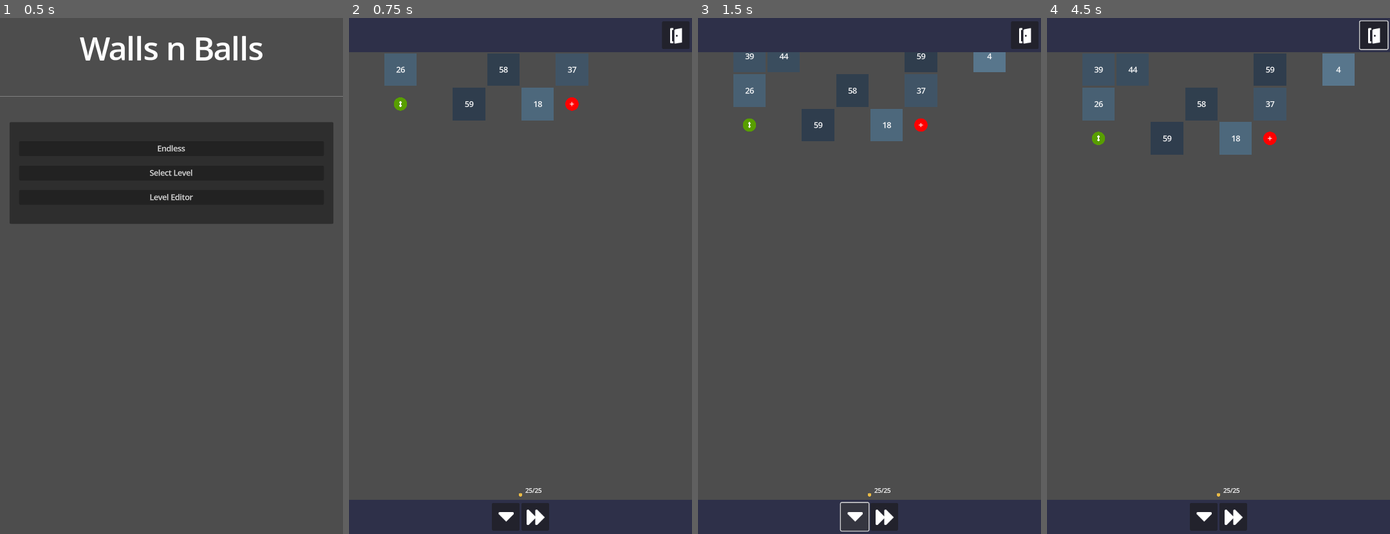
Above: before the commit, frames 1-4 (left to right).
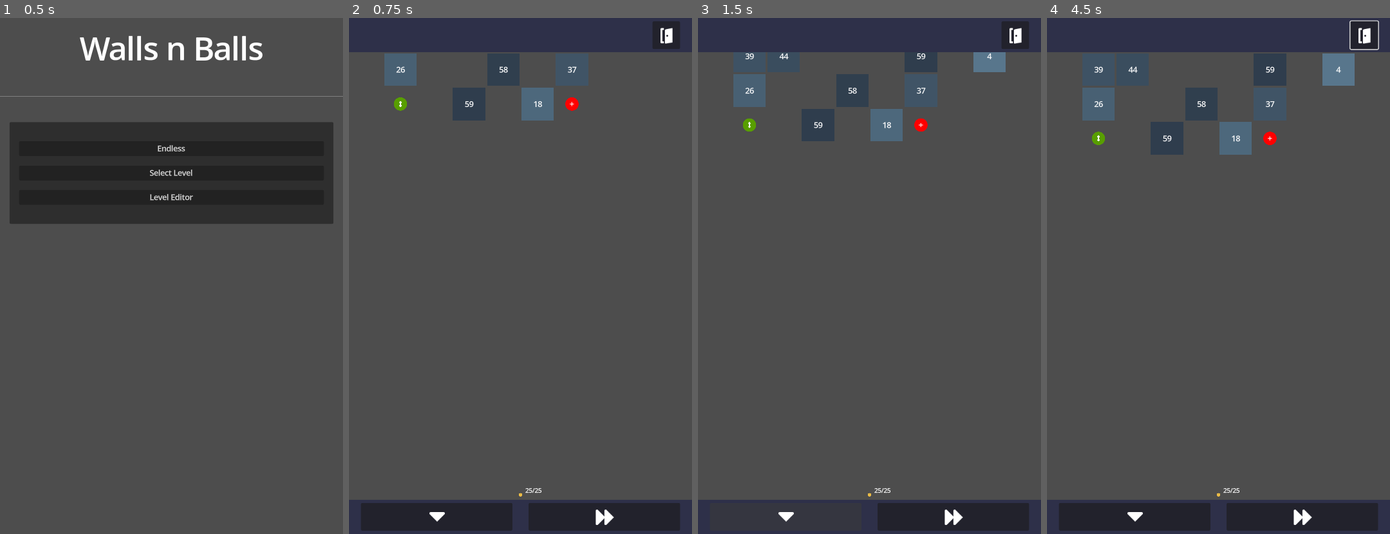
Above: after the commit, the same moments.

Repository: MichalHrbek/wallsnballs
Game: Godot game, scene res://scenes/ui/main_menu.tscn
The game is run twice, just before and just after one commit, with the same random seed, the same clock (stepped at 60 frames per second) and the same inputs.
Inputs (mouse positions are in pixels of both pictures, inside the frame that each line leads up to; where the layout moved, square brackets give the same spot in the first picture):
- Up to frame 1 (0.5 s): no input
- Up to frame 2 (0.75 s): click "Endless" at 0.5 s
- Up to frame 3 (1.5 s): click (787, 518) [855, 518] at 1.25 s
- Up to frame 4 (4.5 s): click (1300, 518) [1232, 518] at 2 s; click (1362, 33) [1372, 33] at 2.75 s; click (1362, 33) [1372, 33] at 3.5 s; click "Stay" at 4.25 s

Frame 1 is identical in both runs. In frame 2, 4.8% of the frame differs, in the area x 3-100%, y 0-100%; in frame 3, 2.8%; in frame 4, 4.9%.

Commit message:
Better UI scaling

Diff:
--- a/scenes/game/game_template.tscn
+++ b/scenes/game/game_template.tscn
@@ -40,12 +40,14 @@
 anchors_preset = 15
 anchor_right = 1.0
 anchor_bottom = 1.0
+offset_top = -3.0
+offset_bottom = 3.0
 grow_horizontal = 2
 grow_vertical = 2
-theme_override_constants/margin_left = 5
-theme_override_constants/margin_top = 5
-theme_override_constants/margin_right = 5
-theme_override_constants/margin_bottom = 5
+theme_override_constants/margin_left = 25
+theme_override_constants/margin_top = 25
+theme_override_constants/margin_right = 25
+theme_override_constants/margin_bottom = 25
 
 [node name="HBoxContainer" type="HBoxContainer" parent="GameLayer/VBoxContainer/TopBar/MarginContainer"]
 layout_mode = 2
@@ -55,10 +57,14 @@
 layout_mode = 2
 size_flags_horizontal = 3
 
-[node name="GoHomeButton" parent="GameLayer/VBoxContainer/TopBar/MarginContainer/HBoxContainer" instance=ExtResource("1_ennut")]
+[node name="AspectRatioContainer" type="AspectRatioContainer" parent="GameLayer/VBoxContainer/TopBar/MarginContainer/HBoxContainer"]
 layout_mode = 2
-size_flags_horizontal = 4
-size_flags_vertical = 4
+stretch_mode = 1
+alignment_horizontal = 2
+
+[node name="GoHomeButton" parent="GameLayer/VBoxContainer/TopBar/MarginContainer/HBoxContainer/AspectRatioContainer" instance=ExtResource("1_ennut")]
+custom_minimum_size = Vector2(58, 58)
+layout_mode = 2
 confirm = true
 
 [node name="HBoxContainer" type="HBoxContainer" parent="GameLayer/VBoxContainer"]
@@ -130,33 +136,43 @@
 size_flags_vertical = 3
 color = Color(0.180392, 0.188235, 0.286275, 1)
 
-[node name="MarginContainer" type="MarginContainer" parent="GameLayer/VBoxContainer/BottomBar"]
+[node name="HBoxContainer" type="HBoxContainer" parent="GameLayer/VBoxContainer/BottomBar"]
 layout_mode = 1
-anchors_preset = 15
-anchor_right = 1.0
+anchors_preset = -1
+anchor_left = 0.5
+anchor_right = 0.5
 anchor_bottom = 1.0
+offset_left = -360.0
+offset_right = 360.0
 grow_horizontal = 2
 grow_vertical = 2
-theme_override_constants/margin_left = 5
-theme_override_constants/margin_top = 5
-theme_override_constants/margin_right = 5
-theme_override_constants/margin_bottom = 5
-
-[node name="HBoxContainer" type="HBoxContainer" parent="GameLayer/VBoxContainer/BottomBar/MarginContainer"]
-layout_mode = 2
 alignment = 1
 
-[node name="RecallButton" type="Button" parent="GameLayer/VBoxContainer/BottomBar/MarginContainer/HBoxContainer"]
+[node name="MarginContainer" type="MarginContainer" parent="GameLayer/VBoxContainer/BottomBar/HBoxContainer"]
 layout_mode = 2
-size_flags_horizontal = 4
-size_flags_vertical = 4
+size_flags_horizontal = 3
+theme_override_constants/margin_left = 25
+theme_override_constants/margin_top = 25
+theme_override_constants/margin_right = 15
+theme_override_constants/margin_bottom = 25
+
+[node name="RecallButton" type="Button" parent="GameLayer/VBoxContainer/BottomBar/HBoxContainer/MarginContainer"]
+custom_minimum_size = Vector2(0, 58)
+layout_mode = 2
 icon = ExtResource("5_atbhd")
 icon_alignment = 1
 
-[node name="FastForwardButton" type="Button" parent="GameLayer/VBoxContainer/BottomBar/MarginContainer/HBoxContainer"]
+[node name="MarginContainer2" type="MarginContainer" parent="GameLayer/VBoxContainer/BottomBar/HBoxContainer"]
 layout_mode = 2
-size_flags_horizontal = 4
-size_flags_vertical = 4
+size_flags_horizontal = 3
+theme_override_constants/margin_left = 15
+theme_override_constants/margin_top = 25
+theme_override_constants/margin_right = 25
+theme_override_constants/margin_bottom = 25
+
+[node name="FastForwardButton" type="Button" parent="GameLayer/VBoxContainer/BottomBar/HBoxContainer/MarginContainer2"]
+custom_minimum_size = Vector2(0, 58)
+layout_mode = 2
 icon = ExtResource("6_gm6fl")
 icon_alignment = 1
 
@@ -164,5 +180,7 @@
 [connection signal="confirmed" from="GameLayer/VBoxContainer/HBoxContainer/GameArea/Game/LoseDialog" to="GameLayer/VBoxContainer/HBoxContainer/GameArea/Game/LoseDialog" method="try_again"]
 [connection signal="canceled" from="GameLayer/VBoxContainer/HBoxContainer/GameArea/Game/WinDialog" to="GameLayer/VBoxContainer/HBoxContainer/GameArea/Game/WinDialog" method="try_again"]
 [connection signal="confirmed" from="GameLayer/VBoxContainer/HBoxContainer/GameArea/Game/WinDialog" to="GameLayer/VBoxContainer/HBoxContainer/GameArea/Game/WinDialog" method="leave"]
-[connection signal="pressed" from="GameLayer/VBoxContainer/BottomBar/MarginContainer/HBoxContainer/RecallButton" to="GameLayer/VBoxContainer/HBoxContainer/GameArea/Game/BallSpawner" method="recall"]
-[connection signal="pressed" from="GameLayer/VBoxContainer/BottomBar/MarginContainer/HBoxContainer/FastForwardButton" to="GameLayer/VBoxContainer/HBoxContainer/GameArea/Game" method="change_speed" binds= [1.4]]
+[connection signal="pressed" from="GameLayer/VBoxContainer/BottomBar/HBoxContainer/MarginContainer/RecallButton" to="GameLayer/VBoxContainer/HBoxContainer/GameArea/Game/BallSpawner" method="recall"]
+[connection signal="pressed" from="GameLayer/VBoxContainer/BottomBar/HBoxContainer/MarginContainer/RecallButton" to="GameLayer/VBoxContainer/BottomBar/HBoxContainer/MarginContainer/RecallButton" method="release_focus"]
+[connection signal="pressed" from="GameLayer/VBoxContainer/BottomBar/HBoxContainer/MarginContainer2/FastForwardButton" to="GameLayer/VBoxContainer/BottomBar/HBoxContainer/MarginContainer2/FastForwardButton" method="release_focus"]
+[connection signal="pressed" from="GameLayer/VBoxContainer/BottomBar/HBoxContainer/MarginContainer2/FastForwardButton" to="GameLayer/VBoxContainer/HBoxContainer/GameArea/Game" method="change_speed" binds= [1.4]]
